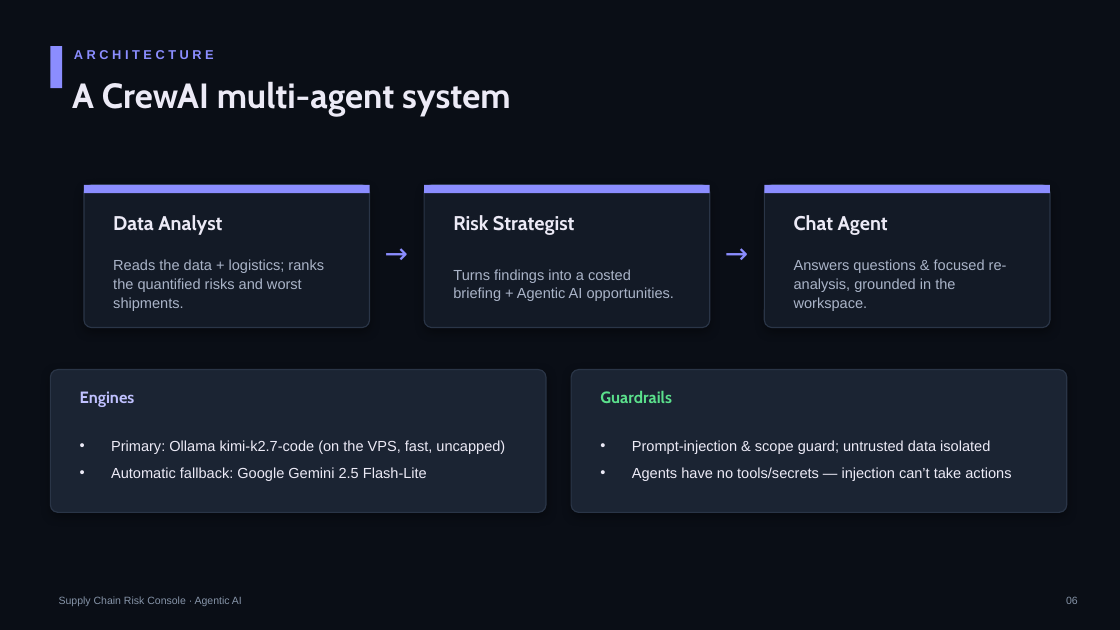
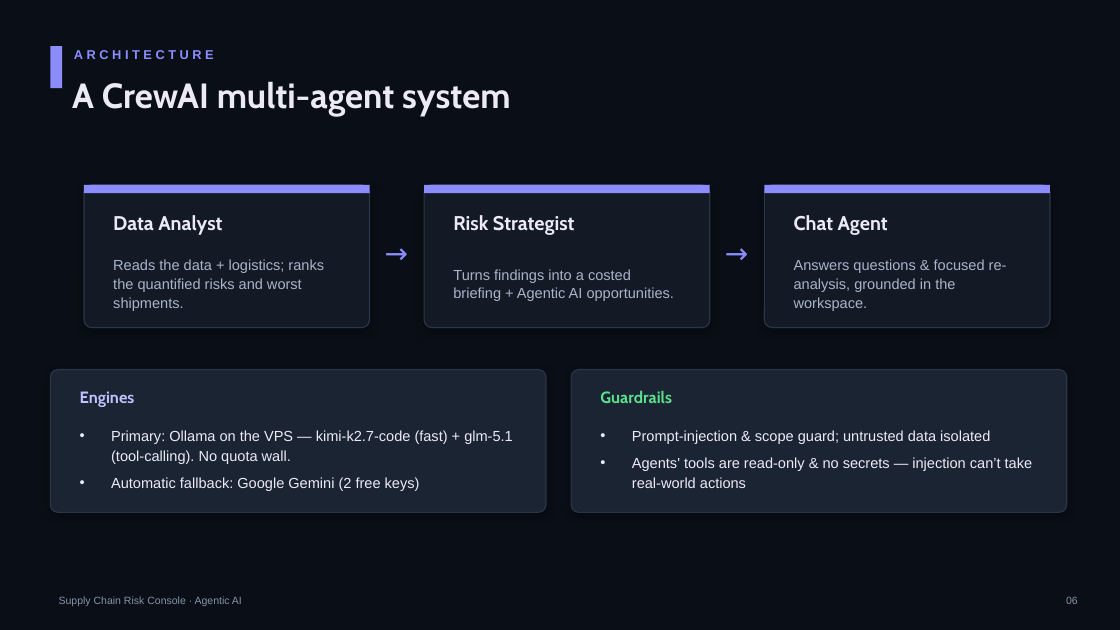
Before and after one commit to cmiebach/agentic_ai, a slide deck: slide 7 of Supply_Chain_Risk_Console.pptx. Drawn at 1120x630 pixels with LibreOffice and Linux fonts; fonts in the diff are those of the drawing. Boxes give left, top, right and bottom in pixels: in the first picture for what was removed or moved away, otherwise in the second. Text is boxed around its words. In the diff, an @@ line names an element or a change of style, - is before the commit and + after.

```diff
--- a/Supply_Chain_Risk_Console.pptx
+++ b/Supply_Chain_Risk_Console.pptx
@@ text at (x1=111, y1=430, x2=513, y2=491): text changed @@
-• Primary: Ollama kimi-k2.7-code (on the VPS, fast, uncapped)
-• Automatic fallback: Google Gemini 2.5 Flash-Lite
+• Primary: Ollama on the VPS — kimi-k2.7-code (fast) + glm-5.1 (tool-calling). No quota wall.
+• Automatic fallback: Google Gemini (2 free keys)
@@ text at (x1=632, y1=457, x2=1033, y2=488): text changed @@
-• Agents have no tools/secrets — injection can’t take actions
+• Agents' tools are read-only & no secrets — injection can’t take real-world actions
```
Also in this commit, not shown: 5 other slides changed, 1 slide added, 1 other file.
